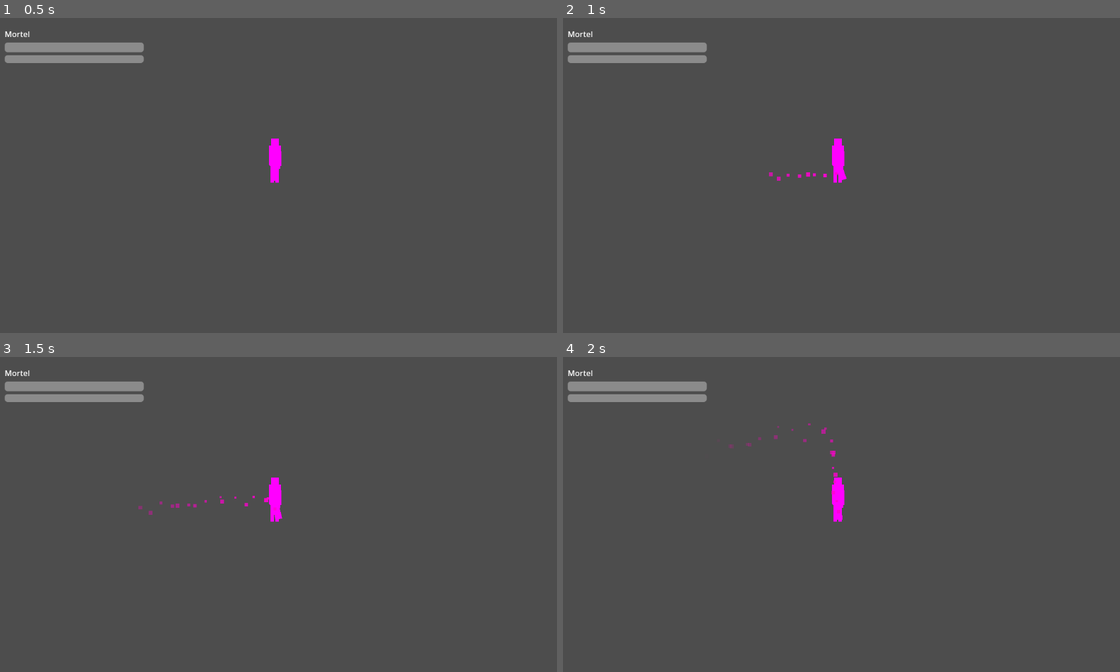
Above: before the commit, frames 1-4 (two rows, left to right).
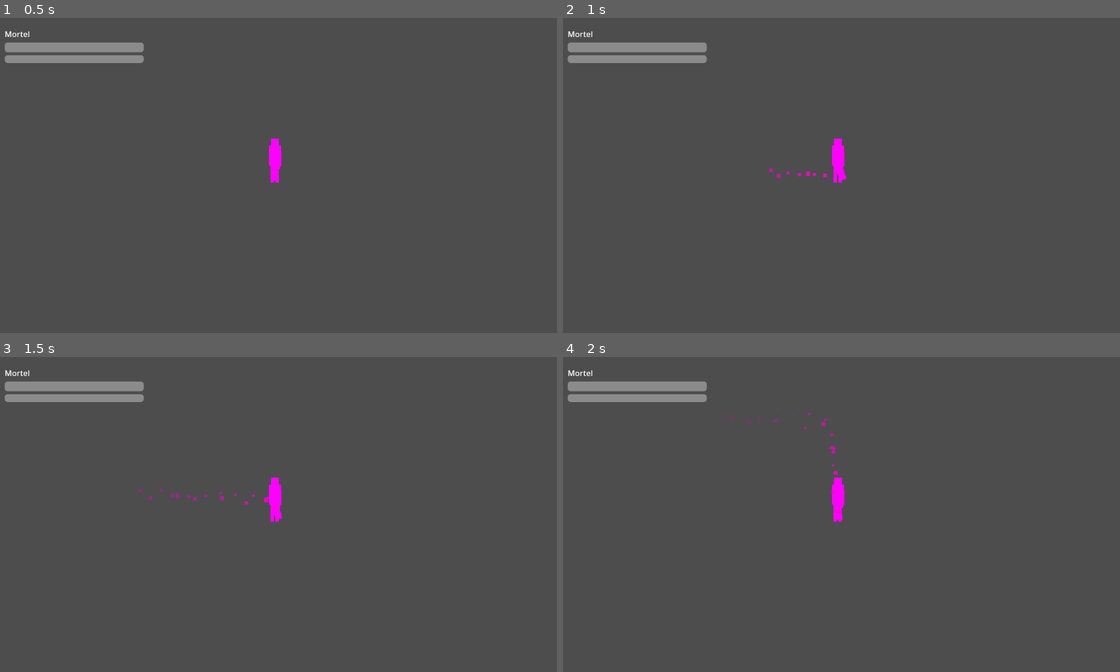
Above: after the commit, the same moments.

Repository: HunterDemonSlay/projet-JEU
Game: Godot game, scene res://scenes/world.tscn
Two runs of this game, one before a commit and one after it. Both use one fixed random seed, a clock stepped at 60 frames per second and the inputs below.
Inputs:
- Up to frame 1 (0.5 s): no input
- Up to frame 2 (1 s): tap Enter at 0.5 s; hold D (move_right) from 0.53 s (still down)
- Up to frame 3 (1.5 s): release D (move_right) at 1.28 s; hold S (move_down) from 1.28 s (still down)
- Up to frame 4 (2 s): keep holding S (move_down)

Frame 1 is identical in both runs. In frame 2, less than 0.1% of the frame differs, in the area x 37-46%, y 47-52%; in frame 3, 0.2%; in frame 4, 0.2%, in the area x 29-50%, y 16-49%.

Commit message:
Ajouter la trainee d'epee, corriger les petales et le projectile Sword Qi
Verifie en headless avec Godot 4.7 (import propre + 15s de jeu reel, plus un test isole avec SwordQiWeapon temporairement substituee a QiStrikeWeapon pour valider le cycle fire()/fade/despawn, ensuite restaure).

- SwordTrail.gd (Line2D, top_level=true) : suit un Marker2D (SwordTip) place sur la pointe de la lame du rig, fenetre glissante de points, degrade blanc (pointe) -> rose transparent (fin de trainee). S'estompe progressivement plutot que de disparaitre net. Declenche par PlayerAnimator.gd sur WeaponBase.attack_performed (duree fixe en attendant le vrai clip QiStrike_Cast, a remplacer par des pistes Call Method une fois le swing anime).
- Petales du Mont Hua : gravite passee en negatif (montee douce au lieu de chute) et couleurs recalees vers le magenta, conformement au brief.
- SwordQiProjectile.gd (Area2D) : expose @export var texture, s'oriente lui-meme vers l'ennemi le plus proche a l'activation (fire()), fondu via Tween (modulate:a) avant despawn() au lieu d'une disparition nette. monitoring coupe en differe (set_deferred) pour eviter l'erreur 'flushing queries' deja rencontree sur Enemy/Projectile.
- SwordQiWeapon.gd (bonus, extends WeaponBase) : rend le projectile utilisable de bout en bout (acquisition pool + fire()).

Diff:
--- a/scenes/player/character_rig.tscn
+++ b/scenes/player/character_rig.tscn
@@ -1,6 +1,7 @@
-[gd_scene load_steps=15 format=3]
+[gd_scene load_steps=16 format=3]
 
 [ext_resource type="Script" path="res://scripts/player/resonant_fabric.gd" id="1"]
+[ext_resource type="Script" path="res://scripts/player/sword_trail.gd" id="2"]
 
 [sub_resource type="PlaceholderTexture2D" id="Tex_torso"]
 size = Vector2(24, 40)
@@ -98,6 +99,14 @@
 texture = SubResource("Tex_sword")
 offset = Vector2(0, -15)
 
+[node name="SwordTip" type="Marker2D" parent="Torso/ArmUpperFront/ArmLowerFront/Hand/Sword"]
+position = Vector2(0, -30)
+
+[node name="SwordTrail" type="Line2D" parent="Torso/ArmUpperFront/ArmLowerFront/Hand/Sword"]
+width = 10.0
+tip_marker = NodePath("../SwordTip")
+script = ExtResource("2")
+
 [node name="LegUpperBack" type="Node2D" parent="Torso"]
 position = Vector2(-5, 0)
 
--- a/scenes/player/player.tscn
+++ b/scenes/player/player.tscn
@@ -17,7 +17,7 @@
 
 [sub_resource type="Gradient" id="Gradient_petal_color"]
 offsets = PackedFloat32Array(0, 1)
-colors = PackedColorArray(1, 0.75, 0.85, 1, 1, 0.55, 0.7, 0)
+colors = PackedColorArray(1, 0.45, 0.85, 1, 0.85, 0.2, 0.7, 0)
 
 [sub_resource type="GradientTexture1D" id="GradientTexture1D_petal_color"]
 gradient = SubResource("Gradient_petal_color")
@@ -27,7 +27,7 @@
 spread = 35.0
 initial_velocity_min = 18.0
 initial_velocity_max = 42.0
-gravity = Vector3(0, 55, 0)
+gravity = Vector3(0, -20, 0)
 angular_velocity_min = -90.0
 angular_velocity_max = 90.0
 scale_min = 0.6
--- /dev/null
+++ b/scenes/projectiles/sword_qi_projectile.tscn
@@ -0,0 +1,19 @@
+[gd_scene load_steps=3 format=3]
+
+[ext_resource type="Script" path="res://scripts/projectiles/sword_qi_projectile.gd" id="1"]
+
+[sub_resource type="RectangleShape2D" id="RectangleShape2D_body"]
+size = Vector2(48, 16)
+
+[node name="SwordQiProjectile" type="Area2D"]
+collision_layer = 0
+collision_mask = 2
+script = ExtResource("1")
+
+[node name="Sprite2D" type="Sprite2D" parent="."]
+
+[node name="CollisionShape2D" type="CollisionShape2D" parent="."]
+shape = SubResource("RectangleShape2D_body")
+
+[node name="LifetimeTimer" type="Timer" parent="."]
+one_shot = true
--- a/scripts/player/player_animator.gd
+++ b/scripts/player/player_animator.gd
@@ -15,8 +15,16 @@
 ## Vitesse minimale (px/s) à partir de laquelle on bascule sur "Run".
 const RUN_SPEED_THRESHOLD := 10.0
 
+## Durée pendant laquelle la traînée d'épée reste active après une attaque,
+## tant que le clip QiStrike_Cast n'existe pas encore pour la piloter
+## précisément via une piste "Call Method". À remplacer par des appels
+## start_trail()/stop_trail() placés aux bonnes images-clés une fois le
+## swing réellement animé.
+const SWORD_TRAIL_DURATION := 0.3
+
 @onready var _player: Player = get_parent()
 @onready var _weapon: WeaponBase = get_parent().get_node("WeaponPivot")
+@onready var _sword_trail: SwordTrail = get_tree().get_first_node_in_group("sword_trail")
 
 ## Empêche le mouvement (Idle/Run) d'interrompre une attaque en cours :
 ## la priorité va toujours à l'animation de cast tant qu'elle joue.
@@ -26,6 +34,7 @@
 func _ready() -> void:
 	animation_finished.connect(_on_animation_finished)
 	_weapon.attack_performed.connect(_on_attack_performed)
+	_weapon.attack_performed.connect(_on_attack_performed_trail)
 
 
 func _process(_delta: float) -> void:
@@ -48,3 +57,13 @@
 func _on_animation_finished(finished_animation: StringName) -> void:
 	if finished_animation == ANIM_ATTACK:
 		_is_casting = false
+
+
+## Démarre la traînée de l'épée et programme son arrêt. Indépendant de
+## has_animation(ANIM_ATTACK) : contrairement au corps du personnage, la
+## traînée n'a pas besoin d'un clip pour avoir un effet visuel dès maintenant.
+func _on_attack_performed_trail() -> void:
+	if not is_instance_valid(_sword_trail):
+		return
+	_sword_trail.start_trail()
+	get_tree().create_timer(SWORD_TRAIL_DURATION).timeout.connect(_sword_trail.stop_trail)
--- /dev/null
+++ b/scripts/player/sword_trail.gd
@@ -0,0 +1,67 @@
+class_name SwordTrail
+extends Line2D
+## Traînée géométrique de l'épée, sans aucune image externe : un Line2D qui
+## suit la position d'un Marker2D placé sur la pointe de la lame.
+##
+## `top_level = true` est essentiel : ça permet d'enregistrer les points en
+## coordonnées globales malgré le fait que ce nœud soit imbriqué profondément
+## dans le rig (qui tourne/bouge avec l'animation de bras), exactement comme
+## pour TrailGlow/TrailCore sur Projectile.gd. Sans ça, la traînée se
+## contracterait en un petit segment local au lieu de dessiner l'arc réel du
+## mouvement de l'épée.
+##
+## Composant "bête" et réutilisable : il ne sait rien du combat ni de
+## l'AnimationPlayer. C'est à l'appelant (voir PlayerAnimator.gd) de
+## déclencher start_trail()/stop_trail() au bon moment.
+
+## Marker2D sur la pointe de la lame, à assigner dans l'inspecteur.
+@export var tip_marker: Marker2D
+## Nombre de points conservés (fenêtre glissante). Plus haut = traînée plus longue.
+@export var max_points: int = 16
+## Couleur à la pointe (point le plus récent, proche de l'épée).
+@export var tip_color: Color = Color(1.0, 1.0, 1.0, 1.0)
+## Couleur en fin de traînée (point le plus ancien, transparent).
+@export var tail_color: Color = Color(1.0, 0.4, 0.75, 0.0)
+
+var _is_active: bool = false
+
+
+func _ready() -> void:
+	# Coordonnées globales malgré la parenté avec un membre du rig qui bouge.
+	top_level = true
+	visible = false
+	add_to_group("sword_trail")
+	_apply_gradient()
+
+
+func _apply_gradient() -> void:
+	var trail_gradient := Gradient.new()
+	trail_gradient.set_color(0, tail_color)
+	trail_gradient.set_color(1, tip_color)
+	gradient = trail_gradient
+
+
+func _process(_delta: float) -> void:
+	if _is_active and is_instance_valid(tip_marker):
+		add_point(tip_marker.global_position)
+		if get_point_count() > max_points:
+			remove_point(0)
+		visible = true
+	elif get_point_count() > 0:
+		# Laisse la traînée s'estomper progressivement plutôt que de
+		# disparaître d'un coup : on continue à retirer le point le plus
+		# ancien chaque frame même après l'arrêt de l'attaque.
+		remove_point(0)
+	else:
+		visible = false
+
+
+## À appeler au début du mouvement de l'épée (voir PlayerAnimator.gd).
+func start_trail() -> void:
+	_is_active = true
+
+
+## À appeler à la fin du mouvement de l'épée. La traînée déjà dessinée
+## continue de s'estomper naturellement (voir _process), elle ne se coupe pas net.
+func stop_trail() -> void:
+	_is_active = false
--- /dev/null
+++ b/scripts/projectiles/sword_qi_projectile.gd
@@ -0,0 +1,130 @@
+class_name SwordQiProjectile
+extends Area2D
+## "Sword Qi" : vague d'énergie directionnelle qui s'oriente elle-même vers
+## l'ennemi le plus proche au moment où elle est activée, contrairement à
+## `Projectile.gd` (Frappe de Qi) qui reçoit sa direction de l'arme qui le tire.
+##
+## Géré par ObjectPooler comme tous les projectiles du jeu (voir Étape 6) :
+## fire() configure et active l'instance recyclée, on_pool_activate()/
+## on_pool_deactivate() remettent l'état à neuf, despawn() la renvoie au pool
+## au lieu de la détruire.
+
+## Image de la vague d'énergie, assignable directement dans l'inspecteur.
+@export var texture: Texture2D:
+	set(value):
+		texture = value
+		if sprite != null:
+			sprite.texture = value
+
+## Durée du fondu (en secondes) avant le retour au pool, à l'impact ou en fin de vie.
+@export var fade_out_duration: float = 0.25
+
+@onready var sprite: Sprite2D = $Sprite2D
+@onready var collision_shape: CollisionShape2D = $CollisionShape2D
+@onready var lifetime_timer: Timer = $LifetimeTimer
+
+var _direction: Vector2 = Vector2.RIGHT
+var _speed: float = 0.0
+var _damage: float = 0.0
+var _is_fading: bool = false
+var _connected_signals: bool = false
+
+
+func _ready() -> void:
+	if texture != null:
+		sprite.texture = texture
+	_connect_signals_once()
+
+
+## Oriente la vague vers l'ennemi le plus proche puis l'active.
+## À appeler juste après ObjectPooler.acquire().
+func fire(damage: float, speed: float, lifetime: float) -> void:
+	_damage = damage
+	_speed = speed
+	_direction = _find_direction_to_nearest_enemy()
+	rotation = _direction.angle()
+
+	lifetime_timer.start(lifetime)
+
+
+func _physics_process(delta: float) -> void:
+	if _is_fading:
+		return
+	global_position += _direction * _speed * delta
+
+
+## Cherche l'ennemi le plus proche dans le groupe "enemies" et renvoie la
+## direction vers lui. Contrairement à WeaponBase._find_nearest_enemy(), pas
+## de limite de portée : cette technique vise toujours quelqu'un si possible.
+func _find_direction_to_nearest_enemy() -> Vector2:
+	var nearest: Node2D = null
+	var nearest_distance_sq := INF
+
+	for enemy in get_tree().get_nodes_in_group("enemies"):
+		if not is_instance_valid(enemy):
+			continue
+		var distance_sq := global_position.distance_squared_to(enemy.global_position)
+		if distance_sq < nearest_distance_sq:
+			nearest_distance_sq = distance_sq
+			nearest = enemy
+
+	if nearest == null:
+		return Vector2(cos(rotation), sin(rotation))
+
+	return (nearest.global_position - global_position).normalized()
+
+
+## Appelée par ObjectPooler quand cette instance est réutilisée.
+func on_pool_activate() -> void:
+	monitoring = true
+	collision_shape.disabled = false
+	modulate.a = 1.0
+	_is_fading = false
+	_connect_signals_once()
+
+
+## Appelée par ObjectPooler quand cette instance retourne au pool.
+func on_pool_deactivate() -> void:
+	monitoring = false
+	collision_shape.disabled = true
+	lifetime_timer.stop()
+
+
+func _connect_signals_once() -> void:
+	if _connected_signals:
+		return
+	body_entered.connect(_on_body_entered)
+	lifetime_timer.timeout.connect(_on_lifetime_expired)
+	_connected_signals = true
+
+
+func _on_body_entered(body: Node) -> void:
+	if _is_fading:
+		return
+	if body.has_method("take_damage"):
+		body.take_damage(_damage)
+	_start_fade_out()
+
+
+func _on_lifetime_expired() -> void:
+	_start_fade_out()
+
+
+## Fondu via Tween avant de retourner au pool, plutôt qu'une disparition nette.
+## monitoring est coupé en différé (set_deferred) : _start_fade_out() peut être
+## appelée depuis _on_body_entered, donc en pleine étape physique, où changer
+## directement l'état de collision lève une erreur Godot ("flushing queries"),
+## comme déjà rencontré sur Enemy.gd et Projectile.gd.
+func _start_fade_out() -> void:
+	if _is_fading:
+		return
+	_is_fading = true
+	set_deferred("monitoring", false)
+
+	var fade_tween := create_tween()
+	fade_tween.tween_property(self, "modulate:a", 0.0, fade_out_duration)
+	fade_tween.finished.connect(despawn)
+
+
+func despawn() -> void:
+	ObjectPooler.call_deferred("release", self)
--- /dev/null
+++ b/scripts/weapons/sword_qi_weapon.gd
@@ -0,0 +1,22 @@
+class_name SwordQiWeapon
+extends WeaponBase
+## Technique "Sword Qi" : tire une vague d'énergie qui s'oriente elle-même
+## vers l'ennemi le plus proche (voir SwordQiProjectile.fire()).
+##
+## Contrairement à QiStrikeWeapon, ne calcule pas de direction ici : c'est
+## le projectile lui-même qui fait son propre ciblage à l'activation, donc
+## cette classe se contente de l'acquérir auprès du pool et de le lancer.
+
+## Scène du projectile (doit avoir un script SwordQiProjectile).
+@export var projectile_scene: PackedScene
+## Durée de vie du projectile avant retour au pool s'il ne touche rien.
+@export var projectile_lifetime: float = 2.0
+
+
+func _perform_attack(_target: Node2D) -> void:
+	if projectile_scene == null:
+		return
+
+	var projectile := ObjectPooler.acquire(projectile_scene, get_tree().current_scene) as SwordQiProjectile
+	projectile.global_position = global_position
+	projectile.fire(damage, projectile_speed, projectile_lifetime)
Not shown, added: scripts/player/sword_trail.gd.uid
Not shown, added: scripts/projectiles/sword_qi_projectile.gd.uid
Not shown, added: scripts/weapons/sword_qi_weapon.gd.uid
